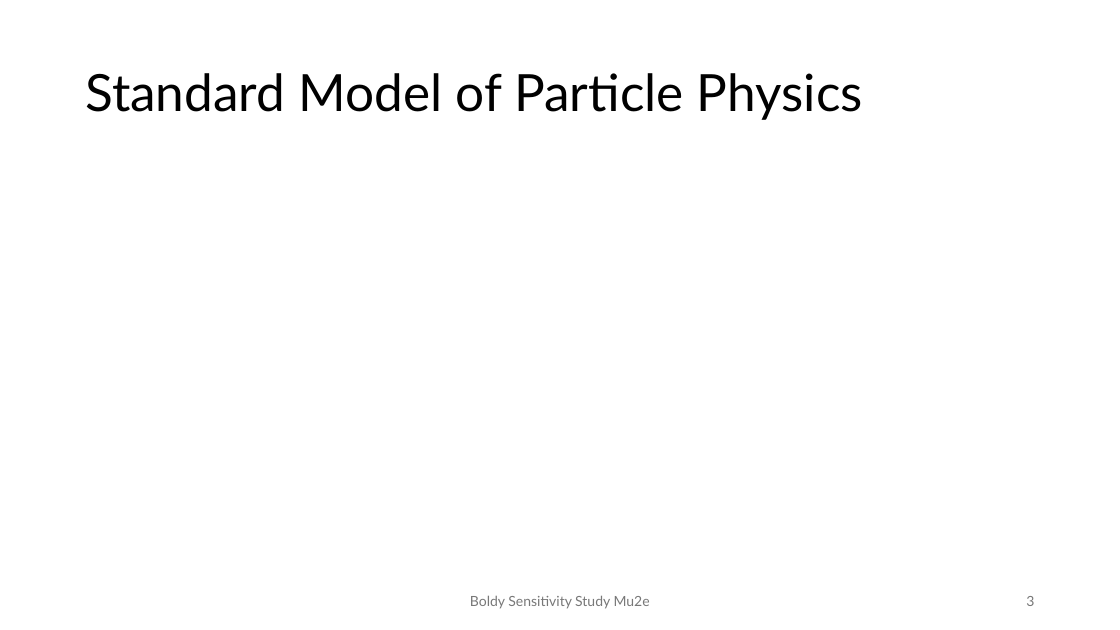
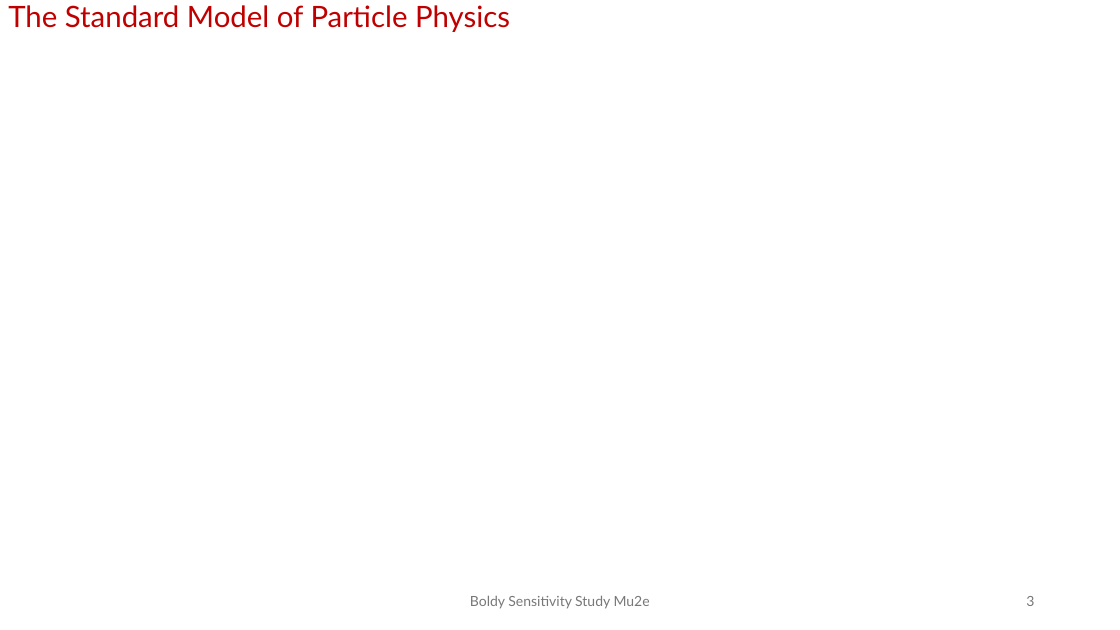
Before and after one commit to andrewboldy/DissertationAndProposalWriting, a slide deck: slide 3 of ProposalWriting/Presentation/BoldyProposalDefense [Autosaved].pptx. Drawn at 1120x630 pixels with LibreOffice and Linux fonts; fonts in the diff are those of the drawing. Boxes give left, top, right and bottom in pixels: in the first picture for what was removed or moved away, otherwise in the second. Text is boxed around its words. In the diff, an @@ line names an element or a change of style, - is before the commit and + after.

```diff
--- a/ProposalWriting/Presentation/BoldyProposalDefense [Autosaved].pptx
+++ b/ProposalWriting/Presentation/BoldyProposalDefense [Autosaved].pptx
@@ text at (8,5,510,32): text changed; size 44 to 25.2 pt; text colour #000000 to #C00000 @@
-Standard Model of Particle Physics
+The Standard Model of Particle Physics
```
Also in this commit, not shown: 25 other slides changed, 1 slide added.
